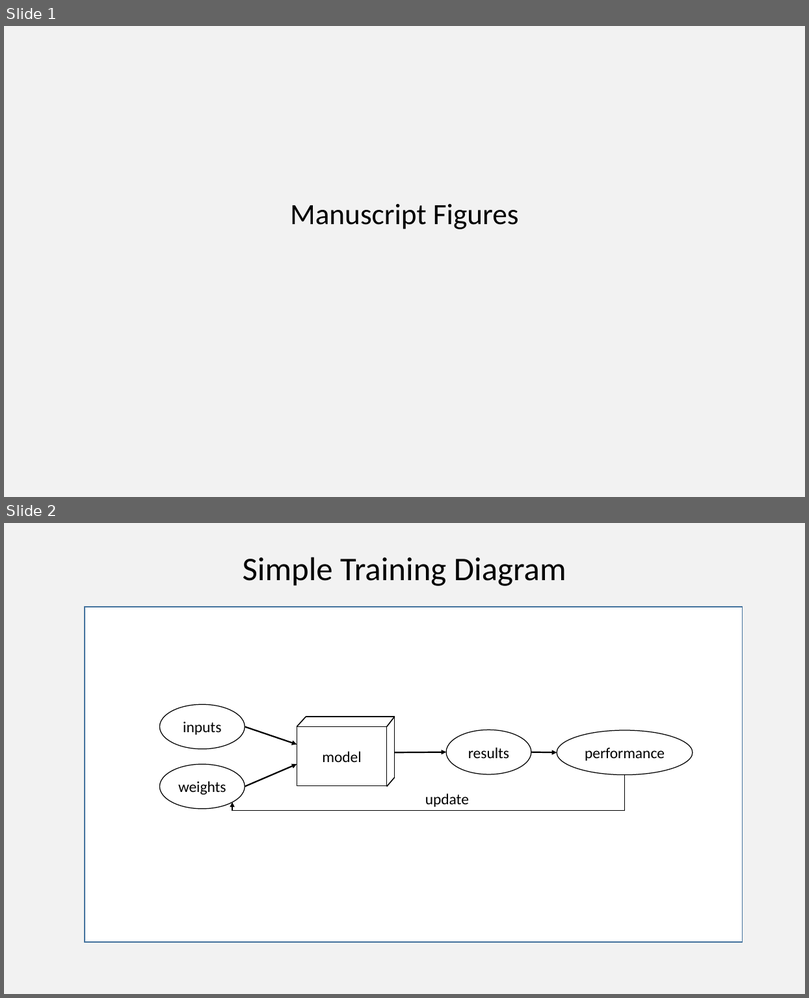
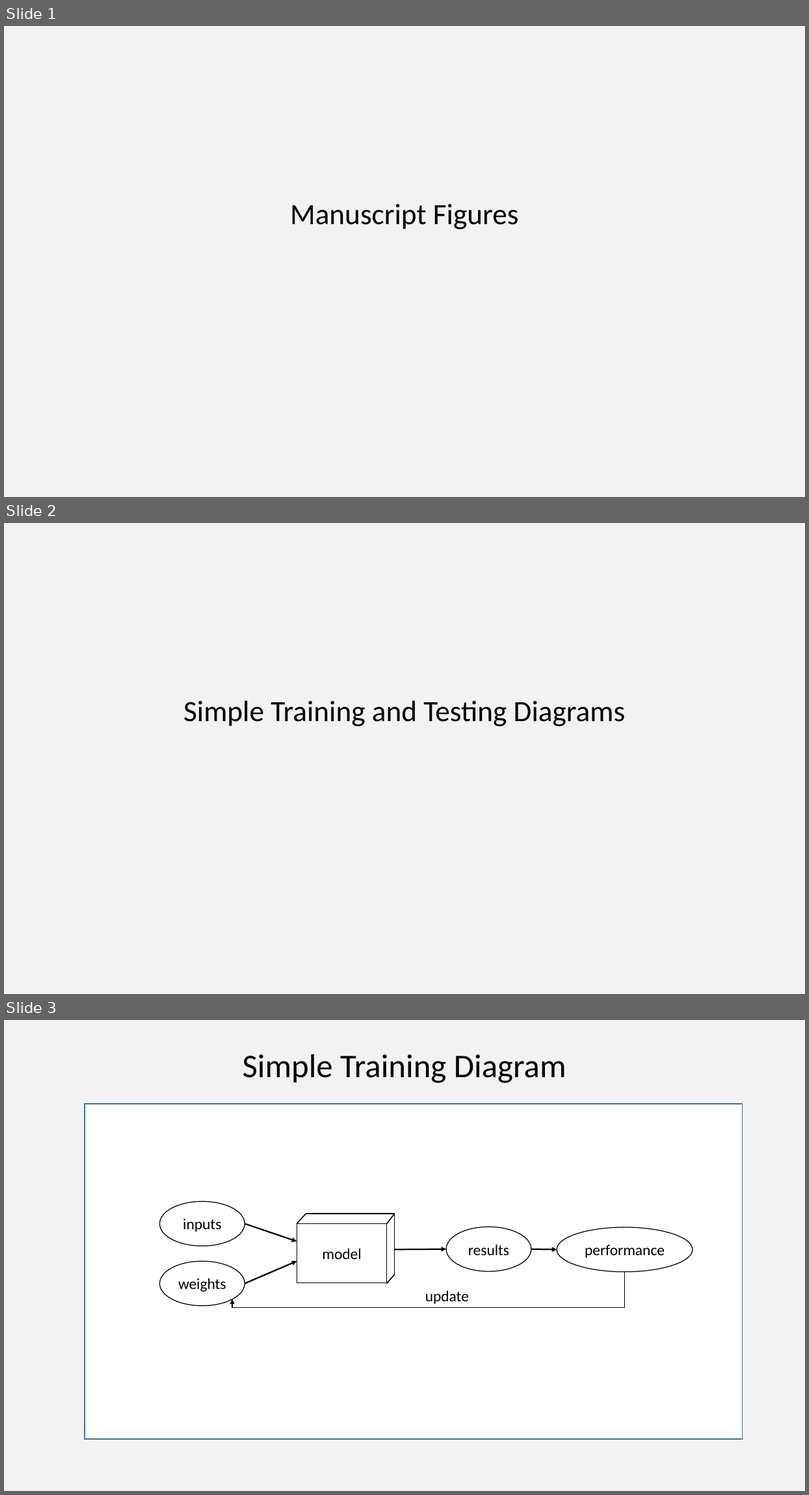
Before and after one commit to mgrose31/cn2_forecast, a slide deck: thesis_manuscript/Manuscript Figures.pptx. Shown one above the other, each under a label of ours: slides 1 and 2 before the commit, slides 1, 2 and 3 after it. The pictures are 809x998 and 809x1495 pixels, drawn with LibreOffice and Linux fonts; fonts in the diff are those of the drawing. Boxes give left, top, right and bottom in pixels: in the first picture for what was removed or moved away, otherwise in the second. Text is boxed around its words. In the diff, an @@ line names an element or a change of style, - is before the commit and + after.

```diff
--- a/thesis_manuscript/Manuscript Figures.pptx
+++ b/thesis_manuscript/Manuscript Figures.pptx
@@ slide 2 added at (4,523,805,994), background #F2F2F2 @@
@@ title added at (183,700,625,726), 36 pt, text #000000 @@
+Simple Training and Testing Diagrams
@@ what was slide 2 is now slide 3 @@
```
Also in this commit, not shown: 5 slides changed, 12 other slides added, 15 other files.
